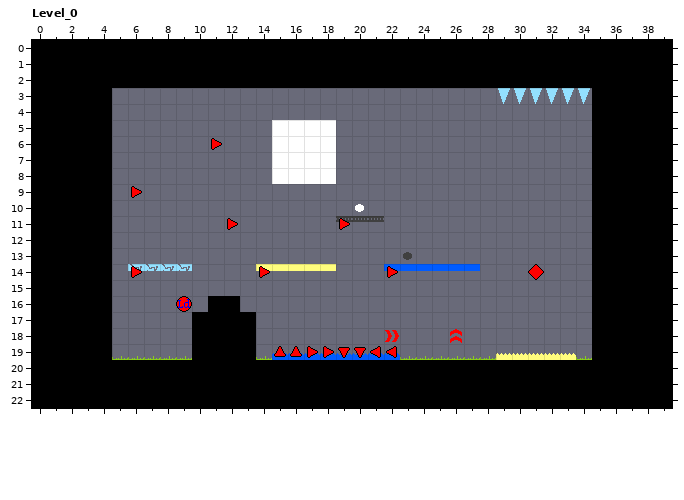
An edit to a level. LDtk project, Assets/Game/World/Levels.ldtk. The picture above was drawn from the file before the commit.
Cells are 16x16 px. Shown: Level_0 x 0..39, y 0..22. The commit also changed other parts of the map, which this record leaves out.
And afterwards:
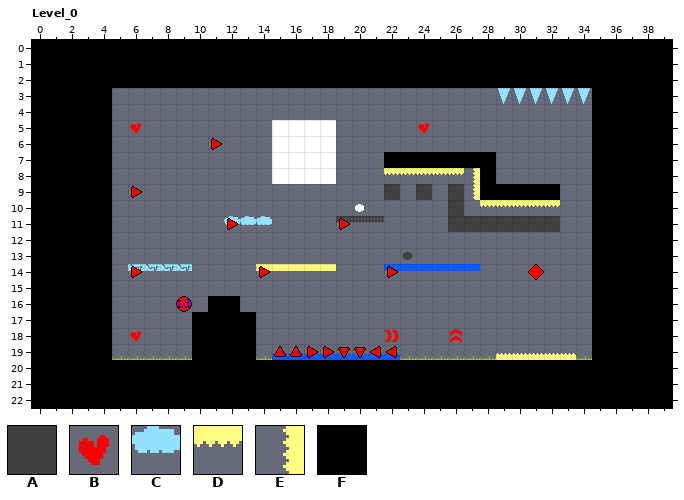
Key: from "Entities": A 4, B 6, C 10, D 15, E 22; from "Ground": F 0.
_ is an empty cell.
From old to new:
Changed rows in their new state; . is an unchanged cell.
Layer "Ground":
first column x 22:
 7 FFFFFFF....
 8 ......F....
 9 ......FFFFF
Layer "Entities":
first column x 6:
 5 B.................B........
 8 ................DDDDDE.....
 9 ................A.A.AE.....
10 ....................A.DDDDD
11 ......CCC...........AAAAAAA
first column x 6:
18 B
Boxes around the changes in both pictures, in picture pixels (x1, y1, x2, y2):
added: (131, 123, 141, 133)
added: (419, 123, 429, 133)
added: (384, 152, 560, 232)
added: (224, 216, 272, 225)
added: (131, 331, 141, 341)
